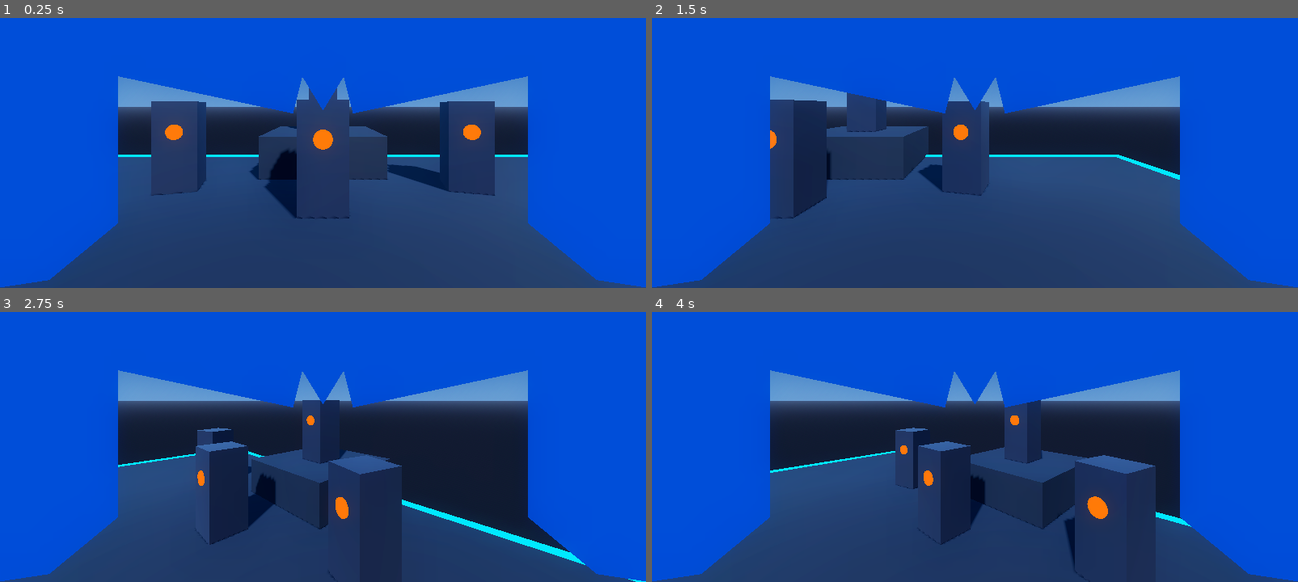
Above: before the commit, frames 1-4 (two rows, left to right).
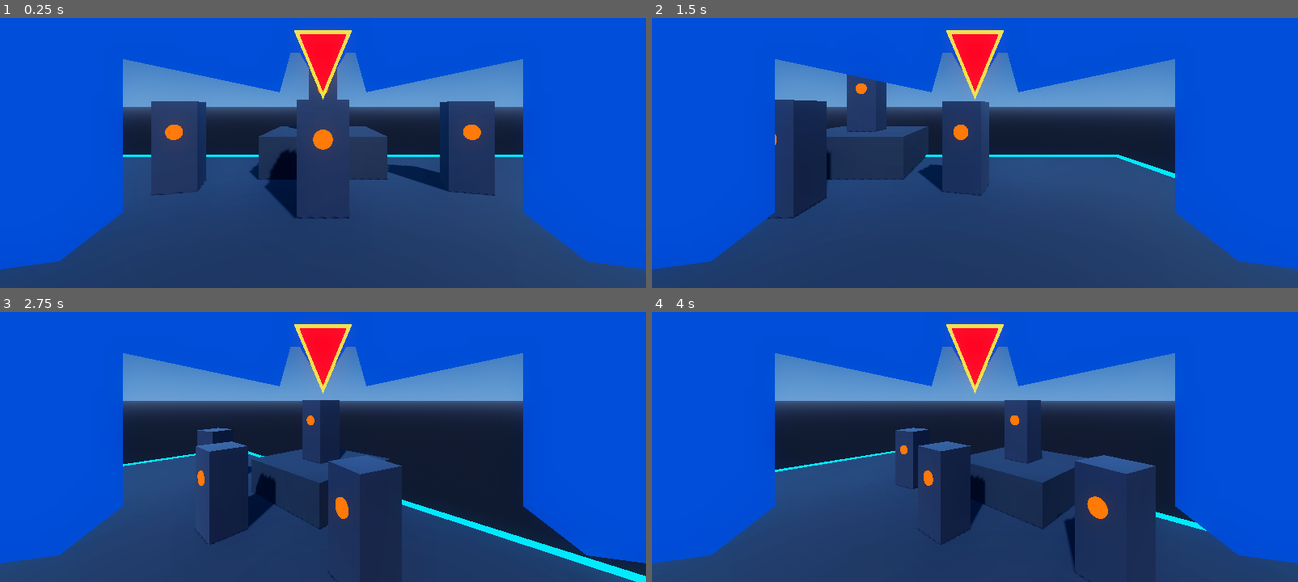
Above: after the commit, the same moments.

Repository: b6-stack/mega-man-x-remade
Game: Godot game, scene res://scenes/test_arena.tscn
The game is run twice, just before and just after one commit, with the same random seed, the same clock (stepped at 60 frames per second) and the same inputs.
Inputs (mouse positions are in pixels of both pictures, inside the frame that each line leads up to):
- Up to frame 1 (0.25 s): no input
- Up to frame 2 (1.5 s): tap Enter (ui_accept) at 0.5, 0.77, 1.07 s; move the mouse to (1117, 88) at 0.52 s; hold D 0.53-1.25 s; hold Space 0.53-1.25 s; click (1117, 88) at 0.67 s; drag from (845, 126) to (942, 180) at 1.27 s
- Up to frame 3 (2.75 s): move the mouse to (387, 320) at 2.02 s; hold D from 2.03 s (still down); hold Q from 2.03 s (still down); click (387, 320) at 2.17 s; tap Space at 2.3 s
- Up to frame 4 (4 s): release D at 2.75 s; release Q at 2.75 s; drag from (942, 474) to (781, 347) at 2.77 s; move the mouse to (1168, 455) at 3.52 s; hold A from 3.53 s (still down); hold Space from 3.53 s (still down); click (1168, 455) at 3.67 s; tap Enter (ui_accept) at 3.77 s

The runs differ from the first frame. In frame 1, 8.5% of the frame differs, in the area x 0-100%, y 4-100%; in frame 2, 8.5%; in frame 3, 8.5%; in frame 4, 8.5%.

Commit message:
Update charge timings to 2.0s for L2 and +3.0s (5.0s) for L3, un-occlude forehead jewel on front and interior

Diff:
--- a/scenes/player.tscn
+++ b/scenes/player.tscn
@@ -14,7 +14,7 @@
 
 [sub_resource type="PrismMesh" id="PrismMesh_center_crest"]
 material = SubResource("StandardMaterial3D_helmet_blue")
-size = Vector3(0.055, 0.045, 0.025)
+size = Vector3(0.065, 0.055, 0.024)
 
 [sub_resource type="BoxMesh" id="BoxMesh_canopy_top"]
 material = SubResource("StandardMaterial3D_helmet_blue")
@@ -22,7 +22,7 @@
 
 [sub_resource type="BoxMesh" id="BoxMesh_brow_arch"]
 material = SubResource("StandardMaterial3D_helmet_blue")
-size = Vector3(0.15, 0.038, 0.04)
+size = Vector3(0.14, 0.035, 0.032)
 
 [sub_resource type="BoxMesh" id="BoxMesh_temple_side"]
 material = SubResource("StandardMaterial3D_helmet_blue")
@@ -35,7 +35,7 @@
 
 [sub_resource type="PrismMesh" id="PrismMesh_gem_bezel"]
 material = SubResource("StandardMaterial3D_jewel_bezel")
-size = Vector3(0.030, 0.032, 0.010)
+size = Vector3(0.036, 0.042, 0.028)
 
 [sub_resource type="StandardMaterial3D" id="StandardMaterial3D_jewel"]
 shading_mode = 0
@@ -47,7 +47,7 @@
 
 [sub_resource type="PrismMesh" id="PrismMesh_jewel"]
 material = SubResource("StandardMaterial3D_jewel")
-size = Vector3(0.024, 0.026, 0.012)
+size = Vector3(0.028, 0.034, 0.034)
 
 [sub_resource type="StandardMaterial3D" id="StandardMaterial3D_armor_cyan"]
 albedo_color = Color(0, 0.65, 0.95, 1)
@@ -196,42 +196,42 @@
 [node name="HelmetVisorFrame" type="Node3D" parent="XROrigin3D/XRCamera3D"]
 
 [node name="ForeheadCanopy" type="MeshInstance3D" parent="XROrigin3D/XRCamera3D/HelmetVisorFrame"]
-transform = Transform3D(1, 0, 0, 0, 0.965926, 0.258819, 0, -0.258819, 0.965926, 0, 0.075, -0.160)
+transform = Transform3D(1, 0, 0, 0, 0.965926, 0.258819, 0, -0.258819, 0.965926, 0, 0.082, -0.165)
 cast_shadow = 0
 mesh = SubResource("BoxMesh_canopy_top")
 
 [node name="CenterCrest" type="MeshInstance3D" parent="XROrigin3D/XRCamera3D/HelmetVisorFrame"]
-transform = Transform3D(1, 0, 0, 0, -1, 8.74228e-08, 0, -8.74228e-08, -1, 0, 0.020, -0.160)
+transform = Transform3D(1, 0, 0, 0, -1, 8.74228e-08, 0, -8.74228e-08, -1, 0, 0.038, -0.162)
 cast_shadow = 0
 mesh = SubResource("PrismMesh_center_crest")
 
 [node name="ForeheadGemBezel" type="MeshInstance3D" parent="XROrigin3D/XRCamera3D/HelmetVisorFrame"]
-transform = Transform3D(1, 0, 0, 0, -1, 8.74228e-08, 0, -8.74228e-08, -1, 0, 0.020, -0.157)
+transform = Transform3D(1, 0, 0, 0, -1, 8.74228e-08, 0, -8.74228e-08, -1, 0, 0.026, -0.160)
 cast_shadow = 0
 mesh = SubResource("PrismMesh_gem_bezel")
 
 [node name="ForeheadGem" type="MeshInstance3D" parent="XROrigin3D/XRCamera3D/HelmetVisorFrame"]
-transform = Transform3D(1, 0, 0, 0, -1, 8.74228e-08, 0, -8.74228e-08, -1, 0, 0.020, -0.155)
+transform = Transform3D(1, 0, 0, 0, -1, 8.74228e-08, 0, -8.74228e-08, -1, 0, 0.026, -0.158)
 cast_shadow = 0
 mesh = SubResource("PrismMesh_jewel")
 
 [node name="BrowArchLeft" type="MeshInstance3D" parent="XROrigin3D/XRCamera3D/HelmetVisorFrame"]
-transform = Transform3D(0.978148, 0.198669, 0.0634125, -0.207912, 0.935408, 0.285627, 0.00258189, -0.292671, 0.956209, -0.090, 0.034, -0.158)
+transform = Transform3D(0.978148, 0.198669, 0.0634125, -0.207912, 0.935408, 0.285627, 0.00258189, -0.292671, 0.956209, -0.096, 0.046, -0.165)
 cast_shadow = 0
 mesh = SubResource("BoxMesh_brow_arch")
 
 [node name="BrowArchRight" type="MeshInstance3D" parent="XROrigin3D/XRCamera3D/HelmetVisorFrame"]
-transform = Transform3D(0.978148, -0.198669, -0.0634125, 0.207912, 0.935408, 0.285627, -0.00258189, -0.292671, 0.956209, 0.090, 0.034, -0.158)
+transform = Transform3D(0.978148, -0.198669, -0.0634125, 0.207912, 0.935408, 0.285627, -0.00258189, -0.292671, 0.956209, 0.096, 0.046, -0.165)
 cast_shadow = 0
 mesh = SubResource("BoxMesh_brow_arch")
 
 [node name="TempleLeft" type="MeshInstance3D" parent="XROrigin3D/XRCamera3D/HelmetVisorFrame"]
-transform = Transform3D(0.965926, 0, 0.258819, 0, 1, 0, -0.258819, 0, 0.965926, -0.180, -0.005, -0.155)
+transform = Transform3D(0.965926, 0, 0.258819, 0, 1, 0, -0.258819, 0, 0.965926, -0.180, 0.002, -0.160)
 cast_shadow = 0
 mesh = SubResource("BoxMesh_temple_side")
 
 [node name="TempleRight" type="MeshInstance3D" parent="XROrigin3D/XRCamera3D/HelmetVisorFrame"]
-transform = Transform3D(0.965926, 0, -0.258819, 0, 1, 0, 0.258819, 0, 0.965926, 0.180, -0.005, -0.155)
+transform = Transform3D(0.965926, 0, -0.258819, 0, 1, 0, 0.258819, 0, 0.965926, 0.180, 0.002, -0.160)
 cast_shadow = 0
 mesh = SubResource("BoxMesh_temple_side")
 
--- a/scripts/buster.gd
+++ b/scripts/buster.gd
@@ -88,9 +88,10 @@
 	_apply_charge_particles(1)
 
 func _process_charging(delta: float) -> void:
-	if charge_time < 0.5:
+	# Level 2 reached at 2.0s, Level 3 reached at +3.0s (5.0s total)
+	if charge_time < 2.0:
 		current_level = 1
-	elif charge_time < 1.5:
+	elif charge_time < 5.0:
 		current_level = 2
 	else:
 		current_level = 3
@@ -114,9 +115,9 @@
 		return
 
 	var shot_level := 1
-	if charge_time < 0.5:
+	if charge_time < 2.0:
 		shot_level = 1
-	elif charge_time < 1.5:
+	elif charge_time < 5.0:
 		shot_level = 2
 	else:
 		shot_level = 3
@@ -179,7 +180,6 @@
 
 	p.visible = true
 	p.amount = p_amount
-	# Snappier, shorter lifetime: quick electric sizzle
 	p.lifetime = 0.07
 
 	var p_mat := ParticleProcessMaterial.new()
